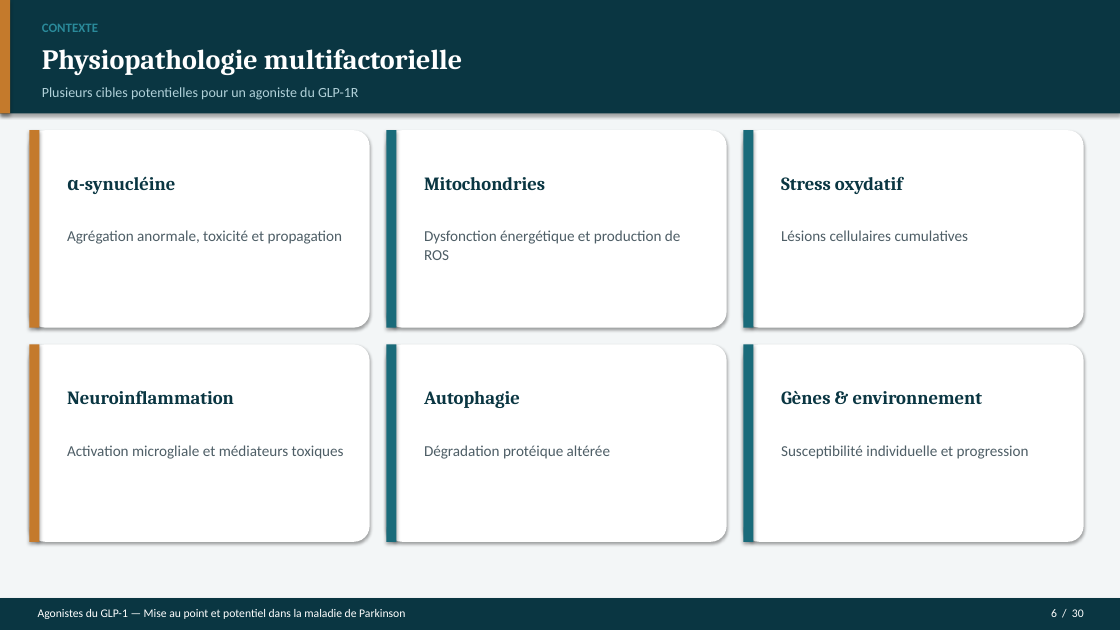
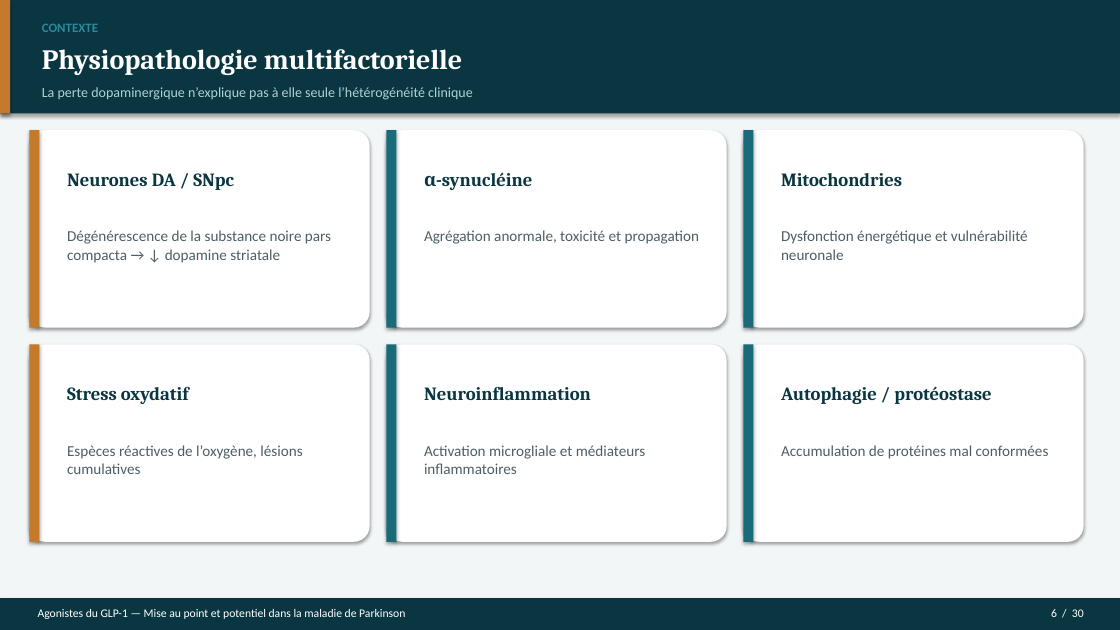
Before and after one commit to Mashtal-Platform/mashtal-platform, a slide deck: slide 6 of docs/presentation/Soutenance_GLP1_Parkinson.pptx. Drawn at 1120x630 pixels with LibreOffice and Linux fonts; fonts in the diff are those of the drawing. Boxes give left, top, right and bottom in pixels: in the first picture for what was removed or moved away, otherwise in the second. Text is boxed around its words. In the diff, an @@ line names an element or a change of style, - is before the commit and + after.

```diff
--- a/docs/presentation/Soutenance_GLP1_Parkinson.pptx
+++ b/docs/presentation/Soutenance_GLP1_Parkinson.pptx
@@ text at (42, 87, 473, 100): text changed @@
-Plusieurs cibles potentielles pour un agoniste du GLP-1R
+La perte dopaminergique n’explique pas à elle seule l’hétérogénéité clinique
@@ text at (67, 173, 234, 190): text changed @@
-α-synucléine
+Neurones DA / SNpc
@@ text at (424, 172, 532, 190): text changed @@
-Mitochondries
+α-synucléine
@@ text at (781, 173, 902, 186): text changed @@
-Stress oxydatif
+Mitochondries
@@ text at (67, 230, 331, 263): text changed @@
-Agrégation anormale, toxicité et propagation
+Dégénérescence de la substance noire pars compacta → ↓ dopamine striatale
@@ text at (424, 230, 699, 244): text changed @@
-Dysfonction énergétique et production de ROS
+Agrégation anormale, toxicité et propagation
@@ text at (781, 230, 1028, 260): text changed @@
-Lésions cellulaires cumulatives
+Dysfonction énergétique et vulnérabilité neuronale
@@ text at (67, 386, 189, 404): text changed @@
-Neuroinflammation
+Stress oxydatif
@@ text at (424, 386, 591, 400): text changed @@
-Autophagie
+Neuroinflammation
@@ text at (781, 386, 991, 404): text changed @@
-Gènes & environnement
+Autophagie / protéostase
@@ text at (67, 445, 302, 474): text changed @@
-Activation microgliale et médiateurs toxiques
+Espèces réactives de l’oxygène, lésions cumulatives
@@ text at (424, 445, 645, 474): text changed @@
-Dégradation protéique altérée
+Activation microgliale et médiateurs inflammatoires
@@ text at (781, 445, 1049, 459): text changed @@
-Susceptibilité individuelle et progression
+Accumulation de protéines mal conformées
```
Also in this commit, not shown: 19 other slides changed, 10 slides added, 10 slides removed, 7 other files.
